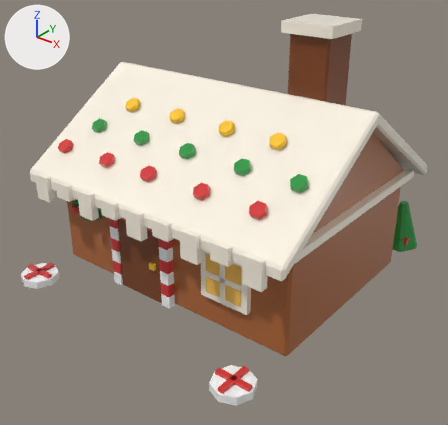
Before and after pictures for a commit that changed the glTF model assets/managed-models/events/winter-holidays/gingerbread-house-2x2/gingerbread-house-2x2.glb.
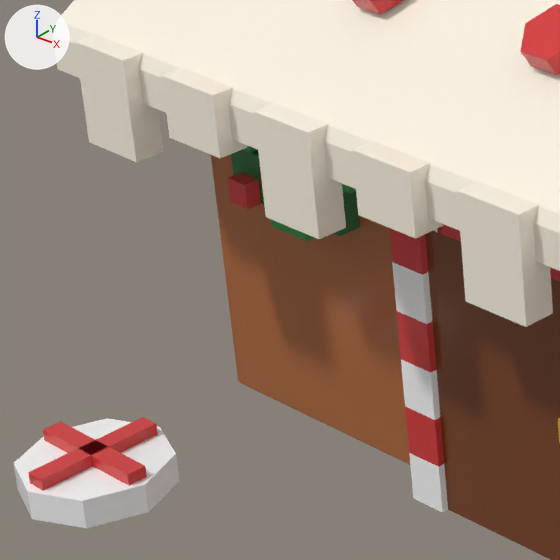
There are two pictures of each version: one whole from a 50 mm camera at (1.833, -2.345, 1.728) aimed at (0.062, -0.131, 0.356), one close up on the part from 4% to 33% of the width and 39% to 70% of the height. Every picture has the same lights, and +X, +Y and +Z are marked at upper left. The first two pictures are the older version. Vertices at exactly the same position are counted once.

The first close-up shows 'gingerbread-house-2x2'.
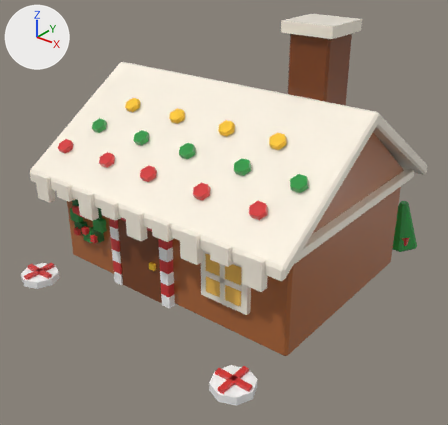
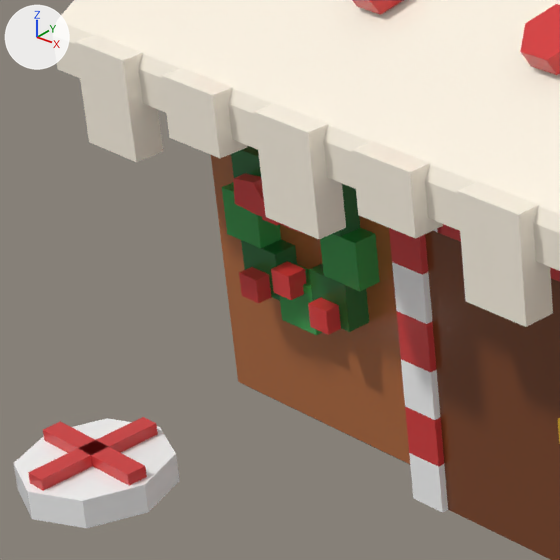
Where the change shows, as pixel boxes (x1, y1, x2, y2) in the close-ups (560 x 560 px; the box of a moved part takes in the faces that stretch with it):
part 1 of me_gingerbread_house_2x2, moved or reshaped (mostly hidden before): before (342, 184, 356, 194); after (320, 228, 380, 291)
part 2 of me_gingerbread_house_2x2, moved or reshaped (not visible before): after (333, 184, 360, 237)
part 3 of me_gingerbread_house_2x2, moved or reshaped (not visible before): after (231, 146, 261, 178)
part 4 of me_gingerbread_house_2x2, moved or reshaped (mostly hidden before): before (242, 146, 257, 153); after (222, 182, 281, 249)
part 5 of me_gingerbread_house_2x2, moved or reshaped: before (231, 150, 264, 204); after (241, 239, 297, 301)
part 6 of me_gingerbread_house_2x2, moved or reshaped: before (271, 219, 314, 241); after (279, 265, 323, 335)
part 7 of me_gingerbread_house_2x2, moved or reshaped: before (333, 191, 360, 236); after (309, 264, 369, 332)
part 8 of me_gingerbread_house_2x2, moved or reshaped: before (228, 173, 261, 209); after (239, 267, 272, 303)
part 9 of me_gingerbread_house_2x2, moved or reshaped (mostly hidden before): before (260, 173, 263, 193); after (271, 262, 306, 300)
part 10 of me_gingerbread_house_2x2, moved or reshaped (not visible before): after (308, 298, 341, 335)
part 11 of me_gingerbread_house_2x2, moved or reshaped (not visible before): after (233, 174, 305, 234)
part 12 of me_gingerbread_house_2x2, moved or reshaped (not visible before): after (260, 197, 280, 225)

Patch to the scene script:
```diff
--- a/assets/managed-models/events/winter-holidays/gingerbread-house-2x2/gingerbread-house-2x2.glb.py
+++ b/assets/managed-models/events/winter-holidays/gingerbread-house-2x2/gingerbread-house-2x2.glb.py
@@ me_gingerbread_house_2x2 @@
 me_gingerbread_house_2x2.from_pydata(...)  # 764 vertices, 1276 faces; spans x -0.78..0.78, y -0.9..0.9, z 0.0..1.3
 # used by ob_gingerbread_house_2x2; location = (0.0, 0.0, 0.0)
+# me_gingerbread_house_2x2 part 1: the loose piece of 8 vertices spanning x -0.46..-0.4, y -0.55..-0.52, z 0.39..0.45 is moved by (0.0, 0.0, -0.13)
+# me_gingerbread_house_2x2 part 2: the loose piece of 8 vertices spanning x -0.49..-0.42, y -0.55..-0.52, z 0.45..0.52 is moved by (0.0, 0.0, -0.13)
+# me_gingerbread_house_2x2 part 3: the loose piece of 8 vertices spanning x -0.61..-0.55, y -0.55..-0.52, z 0.45..0.52 is moved by (0.0, 0.0, -0.13)
+# me_gingerbread_house_2x2 part 4: the loose piece of 8 vertices spanning x -0.64..-0.58, y -0.55..-0.52, z 0.39..0.45 is moved by (0.0, 0.0, -0.13)
+# me_gingerbread_house_2x2 part 5: the loose piece of 8 vertices spanning x -0.61..-0.55, y -0.55..-0.52, z 0.32..0.39 is moved by (0.0, 0.0, -0.13)
+# me_gingerbread_house_2x2 part 6: the loose piece of 8 vertices spanning x -0.55..-0.49, y -0.55..-0.52, z 0.3..0.36 is moved by (0.0, 0.0, -0.13)
+# me_gingerbread_house_2x2 part 7: the loose piece of 8 vertices spanning x -0.49..-0.42, y -0.55..-0.52, z 0.32..0.39 is moved by (0.0, 0.0, -0.13)
+# me_gingerbread_house_2x2 part 8: the loose piece of 8 vertices spanning x -0.6..-0.57, y -0.57..-0.54, z 0.32..0.36 is moved by (0.0, 0.0, -0.13)
+# me_gingerbread_house_2x2 part 9: the loose piece of 8 vertices spanning x -0.53..-0.5, y -0.57..-0.54, z 0.35..0.38 is moved by (0.0, 0.0, -0.13)
+# me_gingerbread_house_2x2 part 10: the loose piece of 8 vertices spanning x -0.47..-0.44, y -0.57..-0.54, z 0.32..0.36 is moved by (0.0, 0.0, -0.13)
+# me_gingerbread_house_2x2 part 11: the loose piece of 18 vertices spanning x -0.59..-0.45, y -0.6..-0.56, z 0.46..0.48 is turned -90 degrees about the x axis through its middle, then moved by (0.0, 0.02, -0.13)
+# me_gingerbread_house_2x2 part 12: the loose piece of 8 vertices spanning x -0.53..-0.51, y -0.59..-0.56, z 0.46..0.49 is turned -90 degrees about the x axis through its middle, then moved by (0.0, 0.01, -0.13)
 me_gingerbread_house_2x2.materials.append(mat_m_sm_wh_gingerbreadhouse)
```
